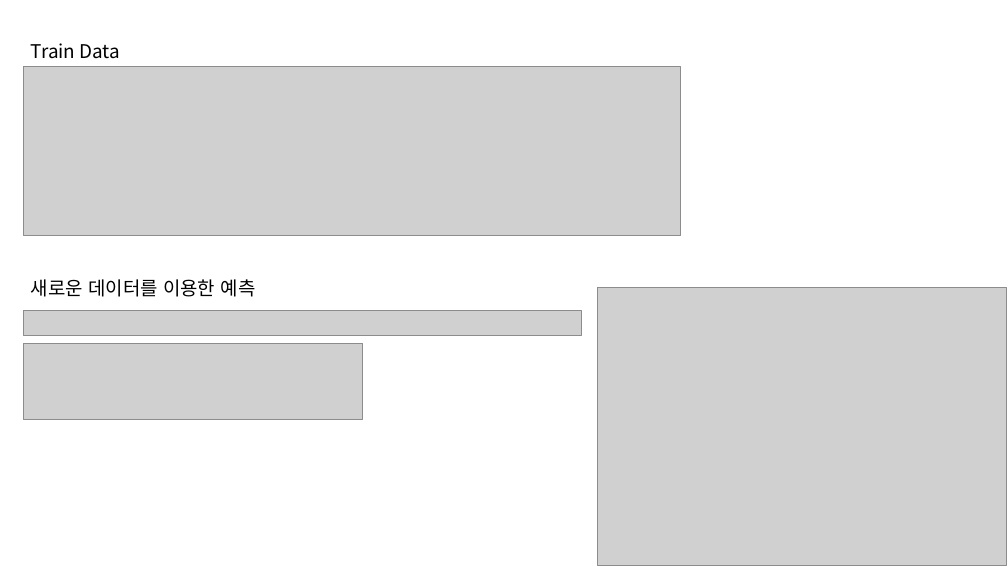
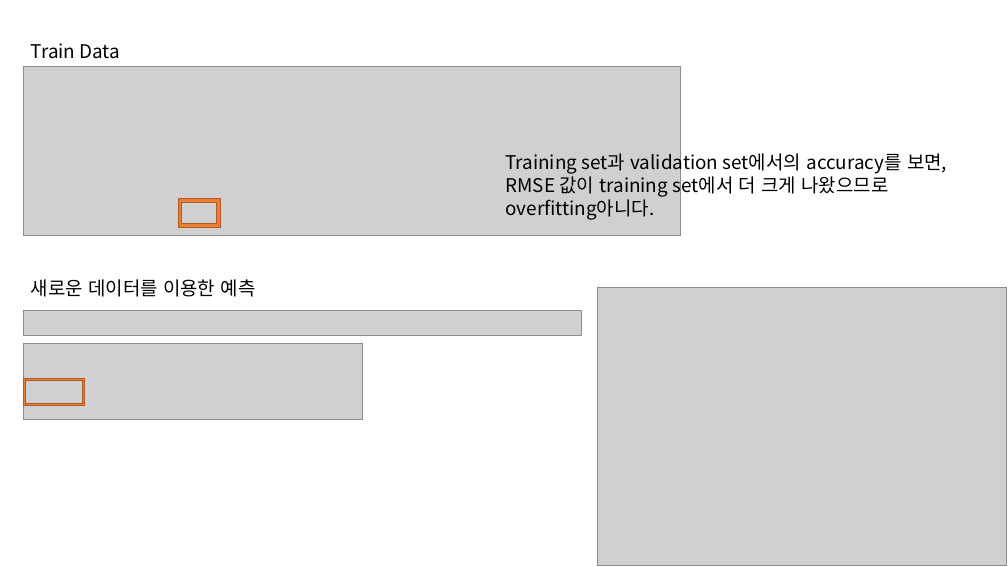
Before and after one commit to nyeoni/R-bike-analysis, a slide deck: slide 19 of FinalProject.pptx (slide 21 before the commit). Drawn at 1008x567 pixels with LibreOffice and Linux fonts; fonts in the diff are those of the drawing; grey boxes stand for pictures. Boxes give left, top, right and bottom in pixels: in the first picture for what was removed or moved away, otherwise in the second. Text is boxed around its words. In the diff, an @@ line names an element or a change of style, - is before the commit and + after.

```diff
--- a/FinalProject.pptx
+++ b/FinalProject.pptx
@@ text added at (505,150,947,220), 18 pt, text #000000 @@
+Training set과 validation set에서의 accuracy를 보면, RMSE 값이 training set에서 더 크게 나왔으므로 overfitting아니다.
@@ frame added at (178,199,221,228), fill #ED7D31, outline #AF5C24 1 pt @@
@@ frame added at (23,379,85,406), fill #ED7D31, outline #AF5C24 1 pt @@
```
Also in this commit, not shown: 9 other slides changed, 3 slides added, 5 slides removed, 1 other file.
